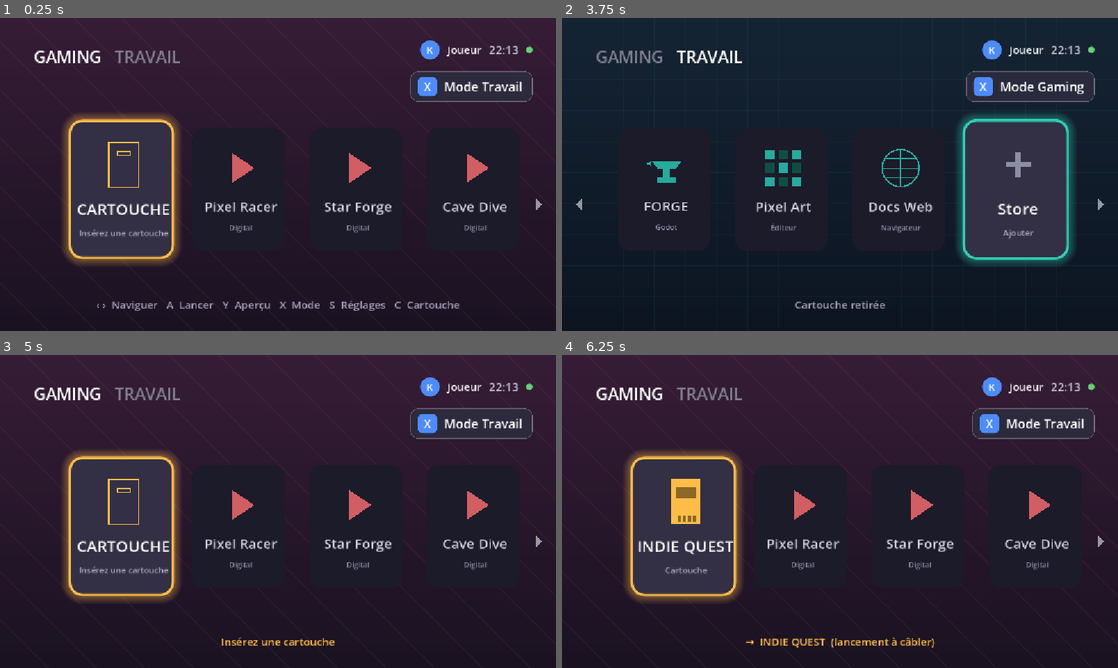
Above: before the commit, frames 1-4 (two rows, left to right).
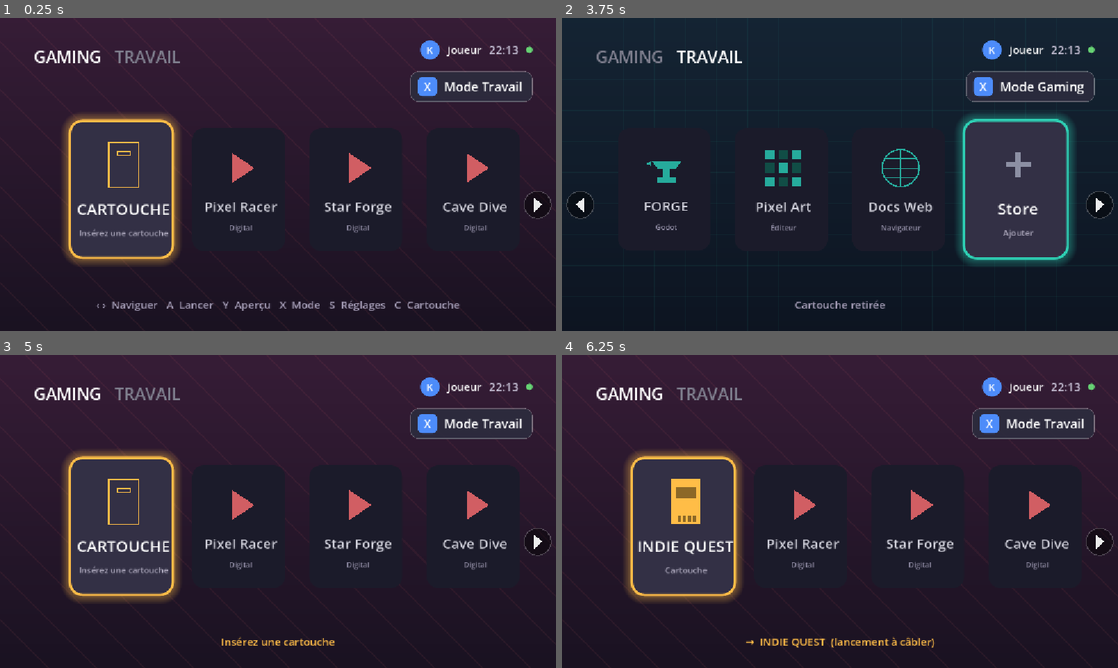
Above: after the commit, the same moments.

Repository: kilian-quittard/gaming-console-os
Game: Godot game, scene res://scenes/Main.tscn
Same seed, same stepped clock (60 frames per second), same inputs: the game is played once before the commit and once after it.
Inputs:
- Up to frame 1 (0.25 s): no input
- Up to frame 2 (3.75 s): tap Enter (ui_accept) at 0.5, 0.77, 1.25, 1.52, 2, 2.75, 3.02, 3.5 s; hold Right (ui_right) 0.53-1.28 s; hold Y (preview) 0.53-1.28 s; hold Down (ui_down) 1.28-2.03 s; tap C (toggle_cartridge) at 1.35 s; hold Right (ui_right) 2.03-2.78 s; hold X (toggle_mode) 2.03-2.78 s; hold Up (ui_up) 2.78-3.53 s; tap Y (preview) at 2.85 s; hold Left (ui_left) from 3.53 s (still down); hold C (toggle_cartridge) from 3.53 s (still down)
- Up to frame 3 (5 s): keep holding Left (ui_left); tap Enter (ui_accept) at 3.77, 4.25, 4.52 s; release C (toggle_cartridge) at 4.28 s; tap X (toggle_mode) at 4.35 s
- Up to frame 4 (6.25 s): release Left (ui_left) at 5.03 s; hold Down (ui_down) 5.03-5.78 s; hold Y (preview) 5.03-5.78 s; hold Right (ui_right) from 5.78 s (still down); tap C (toggle_cartridge) at 5.85 s; tap Enter (ui_accept) at 6.02 s

The runs differ from the first frame. In frame 1, less than 0.1% of the frame differs, in the area x 94-100%, y 55-65%; in frame 2, 0.2%, in the area x 0-100%, y 55-65%; in frame 3, less than 0.1%; in frame 4, less than 0.1%.

Commit message:
Front-end: bigger circular scroll arrows; hide them when row fits (EPS)
Arrows drawn as a dark circular badge + larger chevron (far more visible). Added an 8px epsilon so a row that exactly fits (e.g. TRAVAIL's 4 apps) no longer shows spurious arrows from sub-pixel rounding.

Co-Authored-By: Claude Opus 4.8 <noreply@anthropic.com>

Diff:
--- a/frontend/scripts/Main.gd
+++ b/frontend/scripts/Main.gd
@@ -227,16 +227,16 @@
 	# Scroll affordance arrows in the side margins (shown when more to explore).
 	_arrow_left = _make_arrow(true)
 	_arrow_left.set_anchors_preset(Control.PRESET_LEFT_WIDE)
-	_arrow_left.offset_left = 18
+	_arrow_left.offset_left = 8
+	_arrow_left.offset_right = 8 + 60
 	_arrow_left.offset_top = 185
 	_arrow_left.offset_bottom = -60
-	_arrow_left.custom_minimum_size = Vector2(34, 0)
 	add_child(_arrow_left)
 
 	_arrow_right = _make_arrow(false)
 	_arrow_right.set_anchors_preset(Control.PRESET_RIGHT_WIDE)
-	_arrow_right.offset_right = -18
-	_arrow_right.offset_left = -52
+	_arrow_right.offset_right = -8
+	_arrow_right.offset_left = -8 - 60
 	_arrow_right.offset_top = 185
 	_arrow_right.offset_bottom = -60
 	add_child(_arrow_right)
@@ -262,18 +262,20 @@
 
 
 func _draw_arrow(c: Control, left: bool) -> void:
-	var cx := c.size.x * 0.5
-	var cy := c.size.y * 0.5
-	var w := 13.0
-	var h := 24.0
-	var col := Color(1, 1, 1, 0.55)
+	var ctr := Vector2(c.size.x * 0.5, c.size.y * 0.5)
+	# Circular backing so the arrow pops against any tile/background.
+	c.draw_circle(ctr, 28.0, Color(0.0, 0.0, 0.0, 0.45))
+	c.draw_arc(ctr, 28.0, 0.0, TAU, 40, Color(1, 1, 1, 0.22), 2.0)
+	var w := 16.0
+	var h := 30.0
+	var col := Color(1, 1, 1, 0.92)
 	if left:
 		c.draw_colored_polygon(PackedVector2Array([
-			Vector2(cx + w * 0.5, cy - h * 0.5), Vector2(cx + w * 0.5, cy + h * 0.5), Vector2(cx - w * 0.5, cy),
+			ctr + Vector2(w * 0.45, -h * 0.5), ctr + Vector2(w * 0.45, h * 0.5), ctr + Vector2(-w * 0.55, 0),
 		]), col)
 	else:
 		c.draw_colored_polygon(PackedVector2Array([
-			Vector2(cx - w * 0.5, cy - h * 0.5), Vector2(cx - w * 0.5, cy + h * 0.5), Vector2(cx + w * 0.5, cy),
+			ctr + Vector2(-w * 0.45, -h * 0.5), ctr + Vector2(-w * 0.45, h * 0.5), ctr + Vector2(w * 0.55, 0),
 		]), col)
 
 
@@ -598,10 +600,12 @@
 	_scroll_tween = create_tween()
 	_scroll_tween.tween_property(_scroll, "scroll_horizontal", int(round(sx)), 0.18)
 
+	# EPS avoids spurious arrows from sub-pixel rounding when the row fits.
+	var eps := 8.0
 	if _arrow_left:
-		_arrow_left.visible = sx > 1.0
+		_arrow_left.visible = sx > eps
 	if _arrow_right:
-		_arrow_right.visible = sx < max_scroll - 1.0
+		_arrow_right.visible = max_scroll > eps and sx < max_scroll - eps
 
 
 # ---- Input -----------------------------------------------------------------
